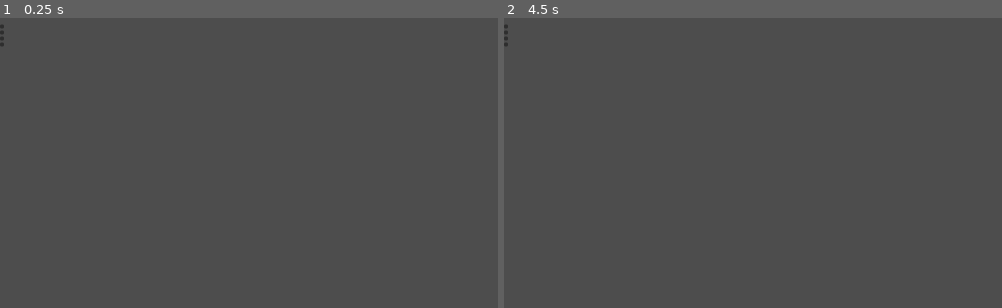
Above: before the commit, frames 1-2 (left to right).
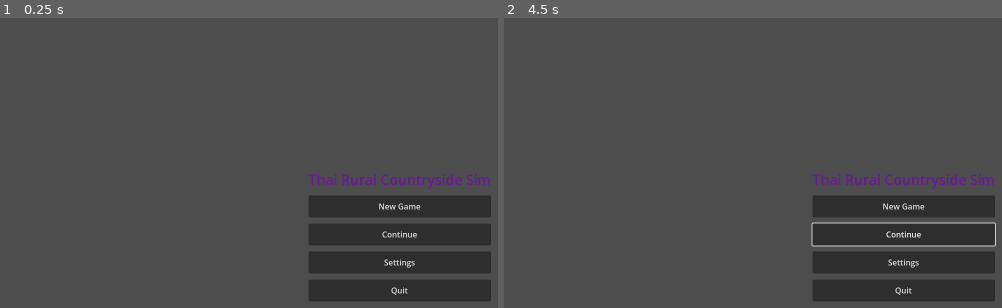
Above: after the commit, the same moments.

Repository: GRITui/slowlife-simulator
Game: Godot game, scene res://scenes/ui/TitleScreen.tscn
Two runs of this game, one before a commit and one after it. Both use one fixed random seed, a clock stepped at 60 frames per second and the inputs below. This scene is started directly instead of the project's main scene.
Inputs (mouse positions are in pixels of both pictures, inside the frame that each line leads up to; where the layout moved, square brackets give the same spot in the first picture):
- Up to frame 1 (0.25 s): no input
- Up to frame 2 (4.5 s): click (902, 261) [504, 38] at 0.5 s; click (902, 206) [504, 26] at 1.25 s; click (902, 206) [504, 26] at 2 s; click (902, 235) [504, 32] at 2.75 s; click (902, 235) [504, 32] at 3.5 s; tap Enter at 4.25 s; move the mouse to (outside the picture) at 4.27 s; hold Right (move_right) from 4.28 s (still down); hold E (interact) from 4.28 s (still down); click (outside the picture) at 4.42 s

The runs differ from the first frame. In frame 1, 11% of the frame differs, in the area x 0-99%, y 2-98%; in frame 2, 12%.

Commit message:
feat(TASK-035): 44pt touch targets + cozy palette on Settings/Title/Pause
- Settings: slider 180x44, checkbox 44 min (Apple HIG, CLAUDE.md constraint #3)
- TitleScreen/PauseMenu: rewritten with 200x44 buttons + Jasmine-purple title
- tests/ui/test_touch_targets.gd: structural 44pt gate (9 checks)

Diff:
--- a/scenes/ui/PauseMenu.tscn
+++ b/scenes/ui/PauseMenu.tscn
@@ -1,6 +1,37 @@
 [gd_scene format=3 uid="uid://pause000001"]
-[node name="PauseMenu" type="CanvasLayer" groups=["pause_menu"]]
+
+[node name="PauseMenu" type="CanvasLayer"]
+visible = false
+
 [node name="Panel" type="Panel" parent="."]
-[node name="Resume" type="Button" parent="Panel" text="Resume"]
-[node name="Settings" type="Button" parent="Panel" text="Settings"]
-[node name="Quit" type="Button" parent="Panel" text="Quit to Title"]
+anchors_preset = 8
+anchor_left = 0.5
+anchor_top = 0.5
+anchor_right = 0.5
+anchor_bottom = 0.5
+offset_left = -120.0
+offset_top = -100.0
+offset_right = 120.0
+offset_bottom = 100.0
+grow_horizontal = 2
+grow_vertical = 2
+
+[node name="VBox" type="VBoxContainer" parent="Panel"]
+anchors_preset = 15
+anchor_right = 1.0
+anchor_bottom = 1.0
+grow_horizontal = 2
+grow_vertical = 2
+theme_override_constants/separation = 10
+
+[node name="Resume" type="Button" parent="Panel/VBox"]
+custom_minimum_size = Vector2(200, 44)
+text = "Resume"
+
+[node name="Settings" type="Button" parent="Panel/VBox"]
+custom_minimum_size = Vector2(200, 44)
+text = "Settings"
+
+[node name="Quit" type="Button" parent="Panel/VBox"]
+custom_minimum_size = Vector2(200, 44)
+text = "Quit to Title"
--- a/scenes/ui/Settings.tscn
+++ b/scenes/ui/Settings.tscn
@@ -46,7 +46,7 @@
 text = "Font size"
 
 [node name="FontScaleSlider" type="HSlider" parent="Panel/VBox/FontScaleRow"]
-custom_minimum_size = Vector2(180, 20)
+custom_minimum_size = Vector2(180, 44)
 layout_mode = 2
 min_value = 0.8
 max_value = 1.4
@@ -54,5 +54,6 @@
 value = 1.0
 
 [node name="HighContrastCheck" type="CheckBox" parent="Panel/VBox"]
+custom_minimum_size = Vector2(0, 44)
 layout_mode = 2
 text = "High contrast"
--- a/scenes/ui/TitleScreen.tscn
+++ b/scenes/ui/TitleScreen.tscn
@@ -1,9 +1,35 @@
 [gd_scene format=3 uid="uid://title000001"]
+
 [node name="TitleScreen" type="CanvasLayer"]
+
 [node name="Center" type="CenterContainer" parent="."]
+anchors_preset = 15
+anchor_right = 1.0
+anchor_bottom = 1.0
+grow_horizontal = 2
+grow_vertical = 2
+
 [node name="VBox" type="VBoxContainer" parent="Center"]
-[node name="Title" type="Label" parent="Center/VBox" text="Thai Rural Countryside Sim"]
-[node name="NewGame" type="Button" parent="Center/VBox" text="New Game"]
-[node name="Continue" type="Button" parent="Center/VBox" text="Continue"]
-[node name="Settings" type="Button" parent="Center/VBox" text="Settings"]
-[node name="Quit" type="Button" parent="Center/VBox" text="Quit"]
+theme_override_constants/separation = 12
+
+[node name="Title" type="Label" parent="Center/VBox"]
+text = "Thai Rural Countryside Sim"
+horizontal_alignment = 1
+theme_override_colors/font_color = Color(0.415686, 0.105882, 0.603922, 1)
+theme_override_font_sizes/font_size = 28
+
+[node name="NewGame" type="Button" parent="Center/VBox"]
+custom_minimum_size = Vector2(200, 44)
+text = "New Game"
+
+[node name="Continue" type="Button" parent="Center/VBox"]
+custom_minimum_size = Vector2(200, 44)
+text = "Continue"
+
+[node name="Settings" type="Button" parent="Center/VBox"]
+custom_minimum_size = Vector2(200, 44)
+text = "Settings"
+
+[node name="Quit" type="Button" parent="Center/VBox"]
+custom_minimum_size = Vector2(200, 44)
+text = "Quit"
--- /dev/null
+++ b/tests/ui/test_touch_targets.gd
@@ -0,0 +1,49 @@
+extends SceneTree
+# TASK-035 touch-target gate — Apple 44x44pt minimum (CLAUDE.md constraint #3).
+# Structural: every interactive Control in live UI scenes declares
+# custom_minimum_size.y >= 44 (sliders/checks/buttons).
+
+var _passed: int = 0
+var _failed: int = 0
+var _interactive: int = 0
+
+func _check(cond: bool, label: String) -> void:
+	if cond:
+		_passed += 1
+		print("  PASS  touch :: %s" % label)
+	else:
+		_failed += 1
+		print("  FAIL  touch :: %s" % label)
+
+func _scan_scene(path: String) -> void:
+	var scene: PackedScene = load(path)
+	_check(scene != null, "%s loads" % path)
+	if scene == null:
+		return
+	var root_node: Node = scene.instantiate()
+	var bad: Array = []
+	_interactive = 0
+	_walk(root_node, bad)
+	_check(bad.is_empty(), "%s: %d interactive controls, all >= 44pt %s" % [
+		path.get_file(), _interactive, ("" if bad.is_empty() else str(bad))])
+	root_node.free()
+
+func _walk(node: Node, bad: Array) -> void:
+	for c in node.get_children():
+		if c is BaseButton or c is HSlider or c is CheckBox:
+			_interactive += 1
+			var ms: Vector2 = (c as Control).custom_minimum_size
+			if ms.y < 44.0:
+				bad.append("%s(y=%d)" % [c.name, int(ms.y)])
+		_walk(c, bad)
+
+func _initialize() -> void:
+	_scan_scene("res://scenes/ui/Settings.tscn")
+	_scan_scene("res://scenes/ui/TitleScreen.tscn")
+	_scan_scene("res://scenes/ui/PauseMenu.tscn")
+	_scan_scene("res://scenes/ui/HUD.tscn")
+	print("\n=== TOUCH-TARGET TESTS: %d passed, %d failed ===" % [_passed, _failed])
+	if _failed > 0:
+		push_error("TOUCH GATE FAILED: %d failing checks" % _failed)
+	await process_frame
+	quit(1 if _failed > 0 else 0)
Not shown, added: tests/ui/test_touch_targets.gd.uid
